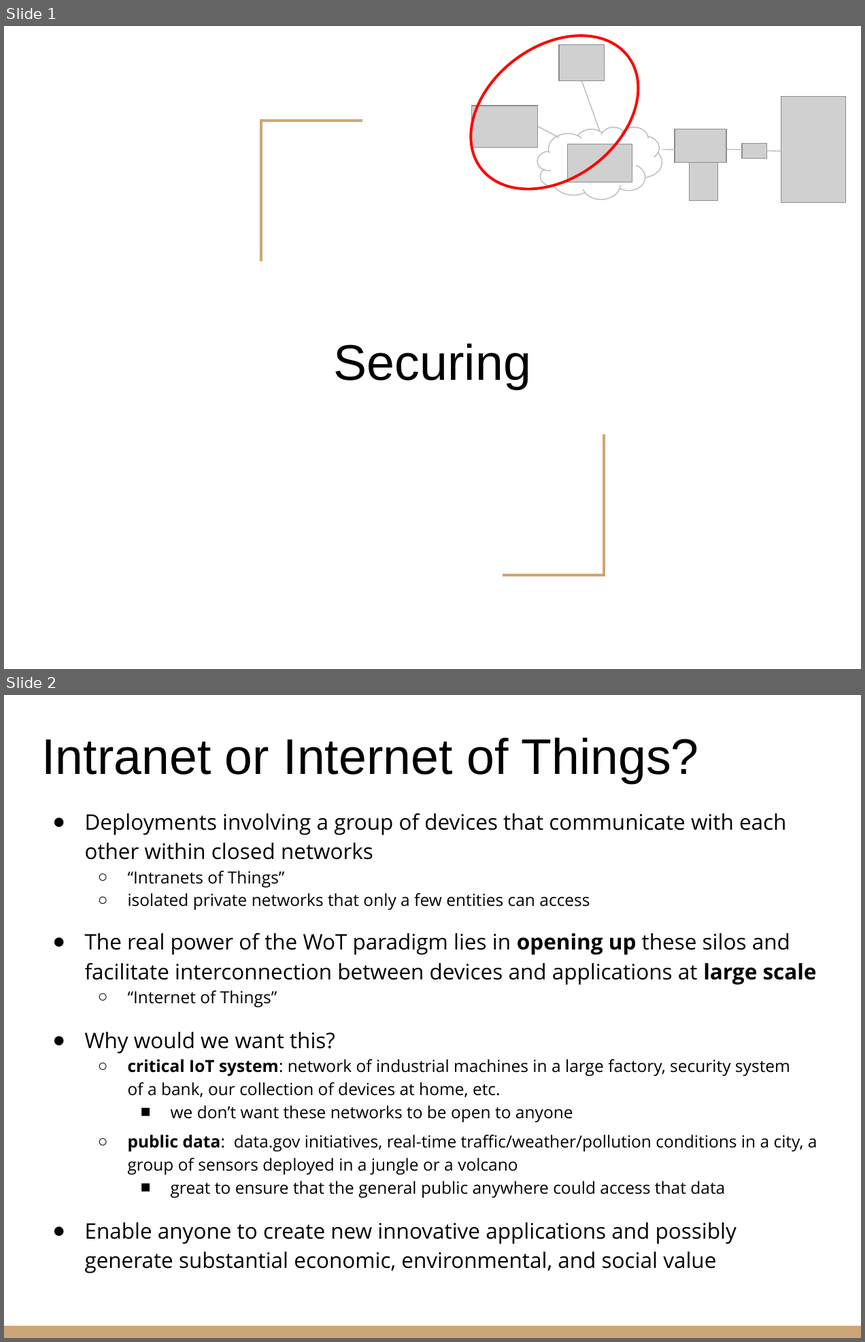
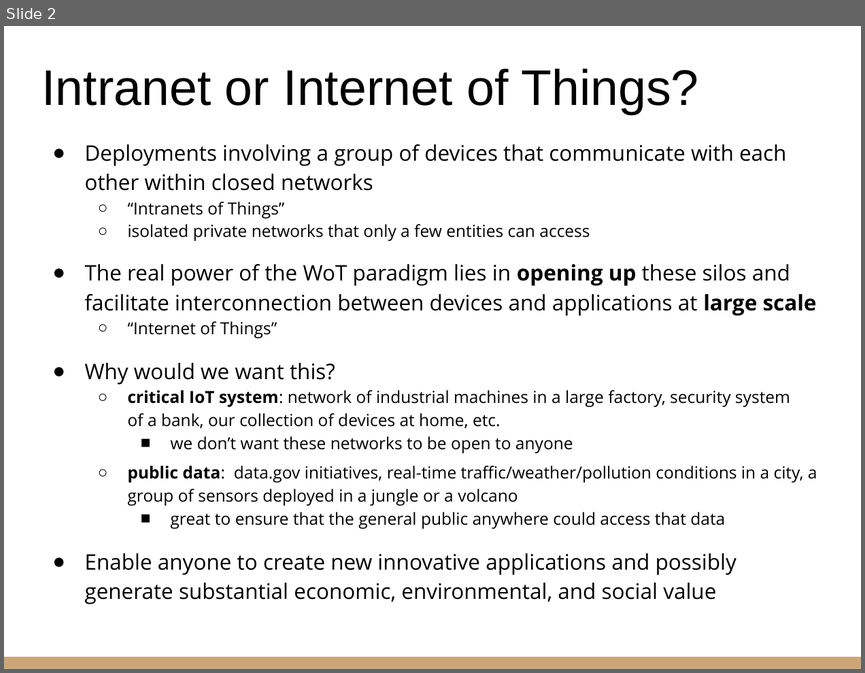
Before and after one commit to riccardoberta/makers, a slide deck: 10 - Securing/slides.pptx. Shown one above the other, each under a label of ours: slides 1 and 2 before the commit, slide 2 after it. The pictures are 865x1342 and 865x673 pixels, drawn with LibreOffice and Linux fonts; fonts in the diff are those of the drawing; grey boxes stand for pictures. Boxes give left, top, right and bottom in pixels: in the first picture for what was removed or moved away, otherwise in the second. Text is boxed around its words. In the diff, an @@ line names an element or a change of style, - is before the commit and + after.

```diff
--- a/10 - Securing/slides.pptx
+++ b/10 - Securing/slides.pptx
@@ slide 1 removed at [4,26,861,669], background #FFFFFF @@
@@ ellipse removed at [441,26,668,221] @@
@@ freeform shape removed at [261,121,362,261] @@
@@ group removed at [472,45,846,202]: 7 pictures, 6 lines, 1 cloud @@
@@ title removed at [334,343,531,389] @@
-Securing
@@ freeform shape removed at [502,434,604,574] @@
```
Also in this commit, not shown: 6 slides changed, 2 slides added, 36 other files.
